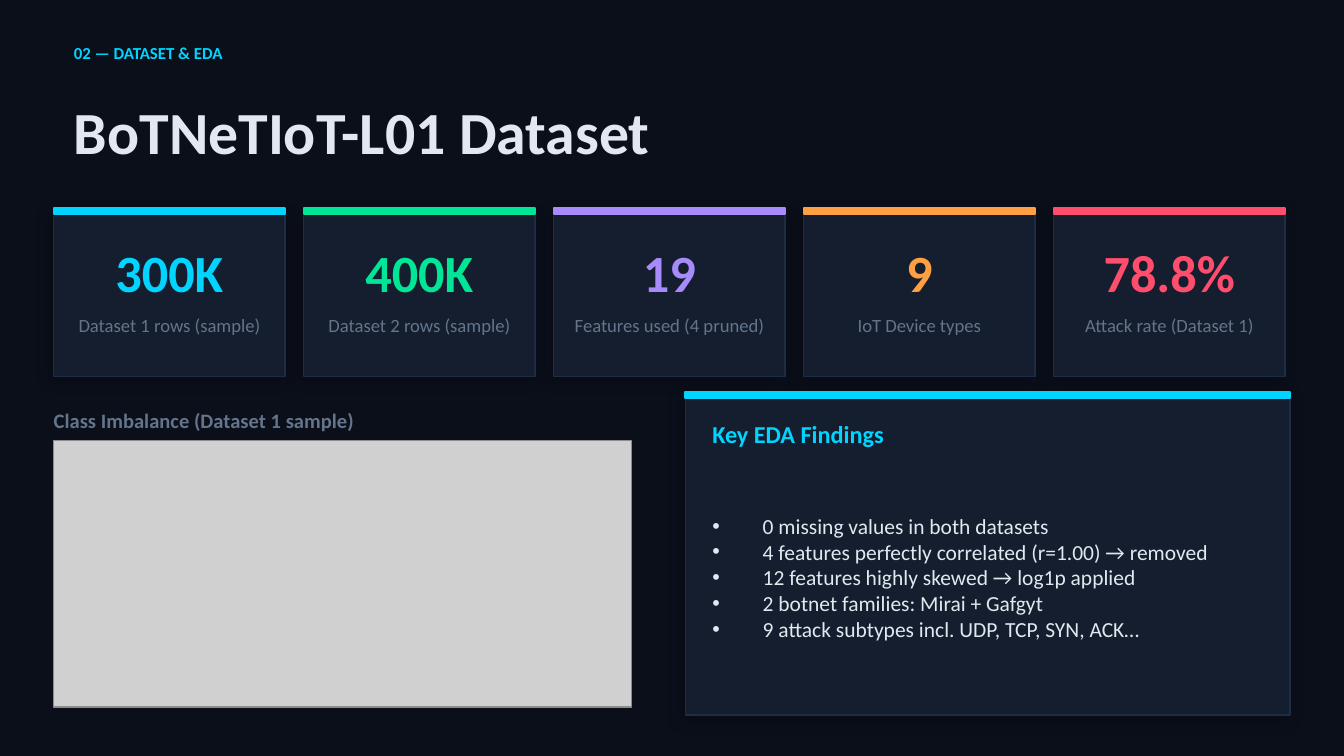
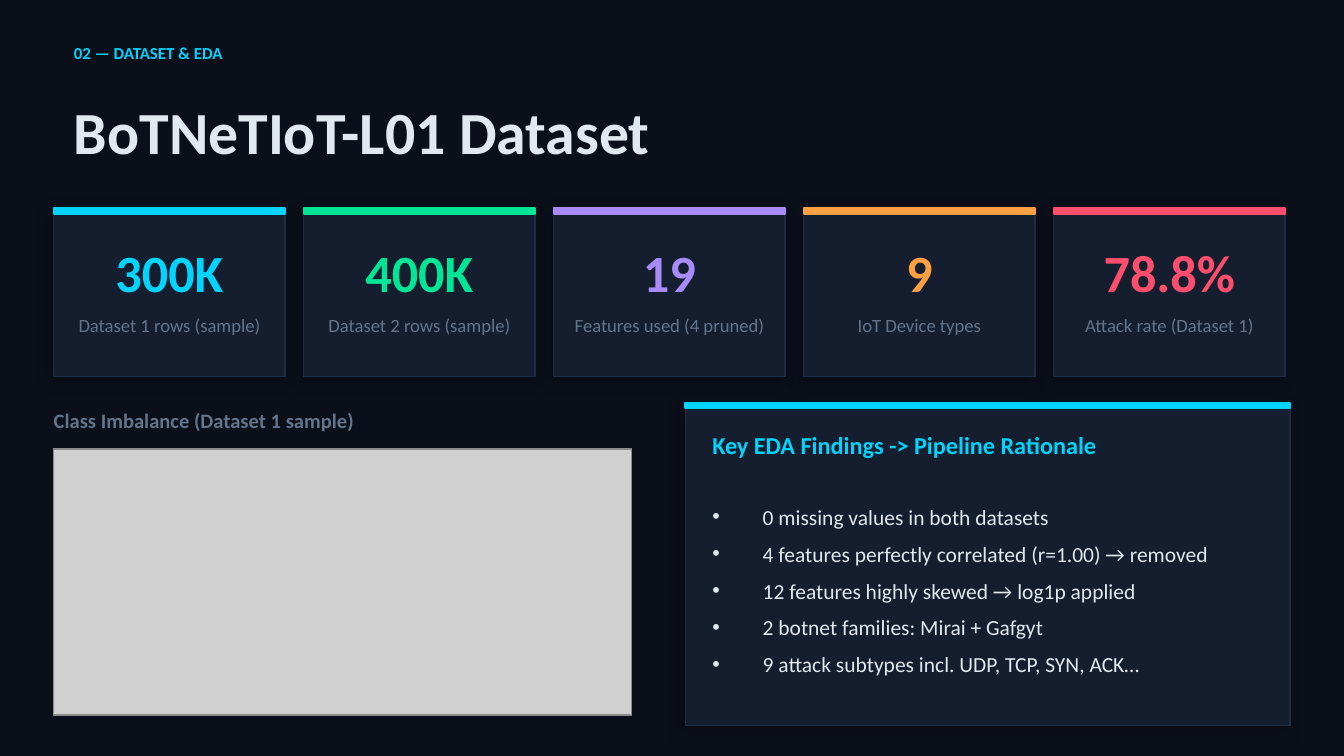
Before and after one commit to JinL2001/IoT_IDS_Full_Pipeline, a slide deck: slide 3 of IoT_IDS_Presentation.pptx. Drawn at 1344x756 pixels with LibreOffice and Linux fonts; fonts in the diff are those of the drawing; grey boxes stand for pictures. Boxes give left, top, right and bottom in pixels: in the first picture for what was removed or moved away, otherwise in the second. Text is boxed around its words. In the diff, an @@ line names an element or a change of style, - is before the commit and + after.

Commit message:
Refine EDA-to-pipeline linkage, improve preprocessing justification, and clean up project structure, refine presentation slides, then check all

```diff
--- a/IoT_IDS_Presentation.pptx
+++ b/IoT_IDS_Presentation.pptx
@@ 2 rectangles, 1 picture: place and size @@
-2 rectangles, 1 picture at (54,392,1290,715)
+2 rectangles, 1 picture at (54,403,1290,726)
@@ text at (712,437,1097,458): text changed @@
-Key EDA Findings
+Key EDA Findings -> Pipeline Rationale
@@ text "0 missing values in both ...": place and size @@
-text "0 missing values in both ..." at (763,519,1208,641)
+text "0 missing values in both ..." at (763,510,1208,676)
@@ text "0 missing values in both ..." at (763,510,1208,676): more space between paragraphs @@
```
Also in this commit, not shown: 8 other slides changed, 5 other files.
